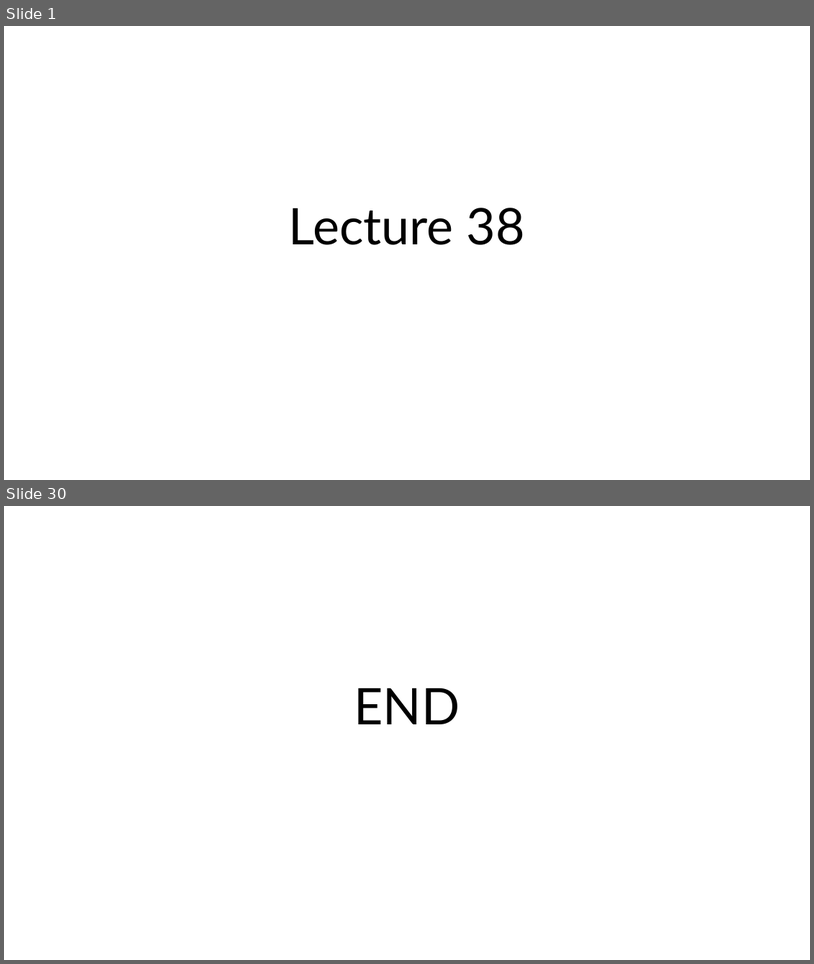
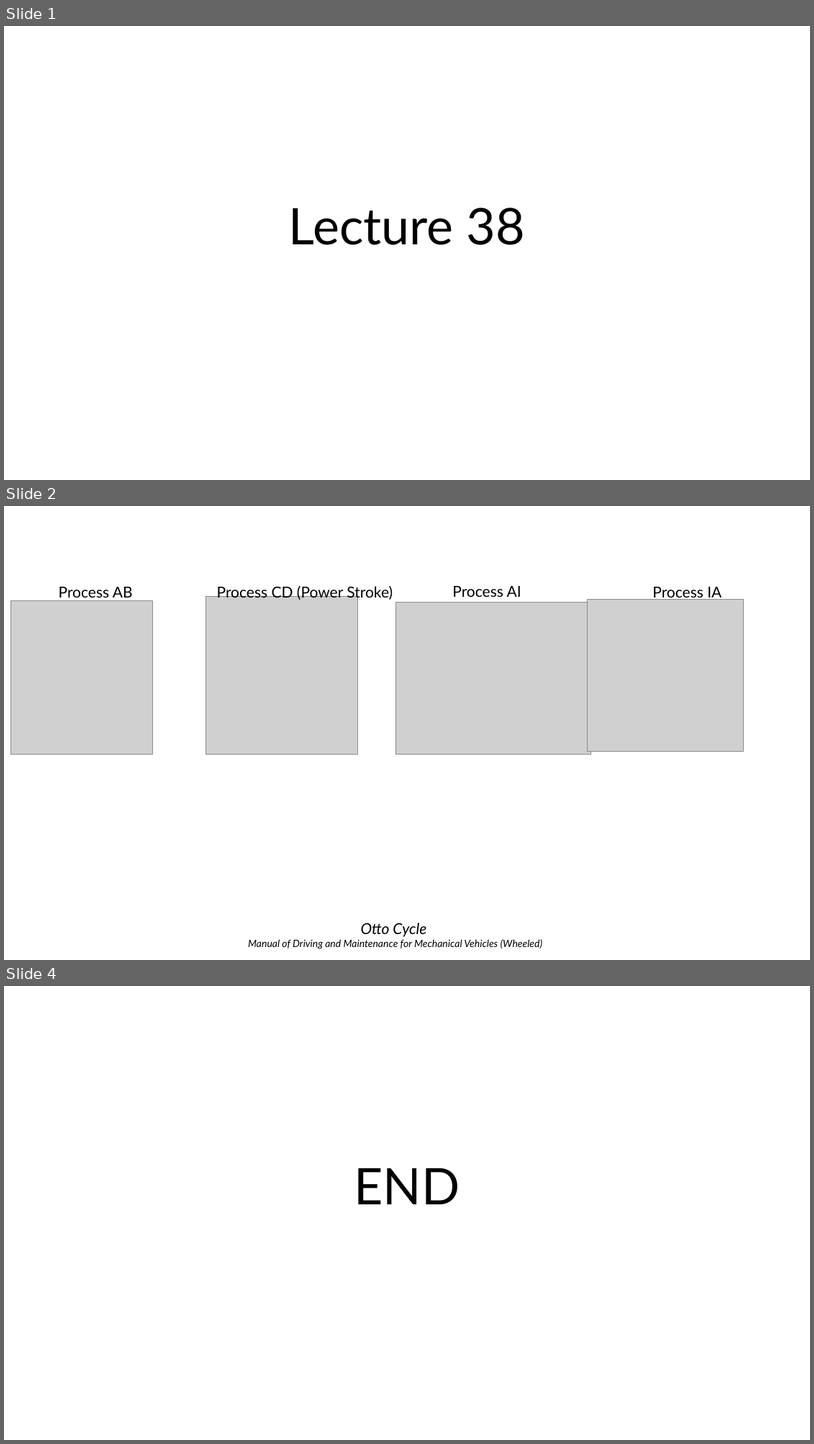
Before and after one commit to rtlines/Introductory-Physics-II, a slide deck: Lecture_Slides/PH 123 Lecture 38.pptx. Shown one above the other, each under a label of ours: slides 1 and 30 before the commit, slides 1, 2 and 4 after it; the slides between them are not shown. The pictures are 814x964 and 814x1444 pixels, drawn with LibreOffice and Linux fonts; fonts in the diff are those of the drawing; grey boxes stand for pictures. Boxes give left, top, right and bottom in pixels: in the first picture for what was removed or moved away, otherwise in the second. Text is boxed around its words. In the diff, an @@ line names an element or a change of style, - is before the commit and + after.

```diff
--- a/Lecture_Slides/PH 123 Lecture 38.pptx
+++ b/Lecture_Slides/PH 123 Lecture 38.pptx
@@ slide 2 added at (4,506,810,960), background #FFFFFF @@
@@ text added at (59,587,133,597), 18 pt, text #000000 @@
+Process AB
@@ text added at (217,586,393,600), 18 pt, text #000000 @@
+Process CD (Power Stroke)
@@ text added at (453,586,522,597), 18 pt, text #000000 @@
+Process AI
@@ text added at (653,587,722,601), 18 pt, text #000000 @@
+Process IA
@@ picture added at (10,601,152,754) @@
@@ picture added at (206,596,358,754) @@
@@ picture added at (396,602,592,754) @@
@@ picture added at (587,599,744,751) @@
@@ text added at (248,922,543,949), 12 pt, text #000000, italic @@
+Otto Cycle
+Manual of Driving and Maintenance for Mechanical Vehicles (Wheeled)
@@ what was slide 30 is now slide 4 @@
```
Also in this commit, not shown: 2 slides changed, 19 other slides added, 31 slides removed, 35 other files.
